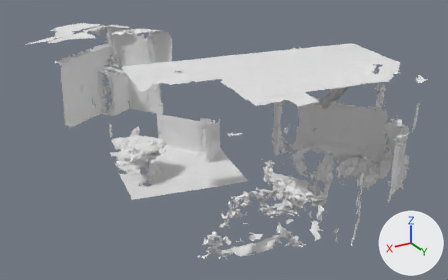
What one commit did to the OBJ model src/unity/unity-vision-demo/Assets/HoloToolkit/SpatialMapping/Tests/Support/SRMesh.obj.
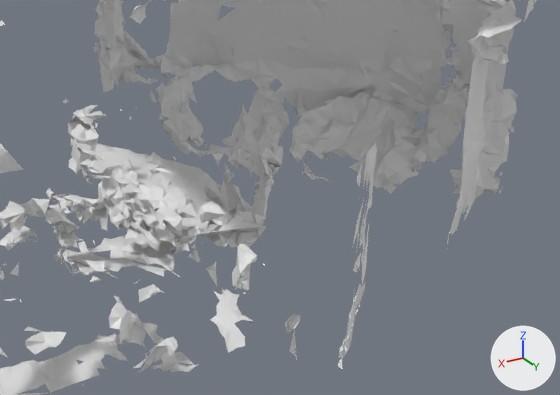
Each version appears first whole from a camera (50 mm lens) standing at (4.57, 11.93, 4.93) and looking at (-1.37, 2.03, -0.03), and next in a close-up on the part from 54% to 94% of the width and 45% to 91% of the height. The lights are fixed; the arrows at lower right show +X, +Y and +Z. Where no turn or scale is listed for an object, it has been applied to the vertices. Vertices at the same position are counted once.
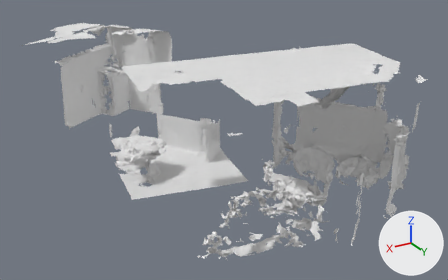
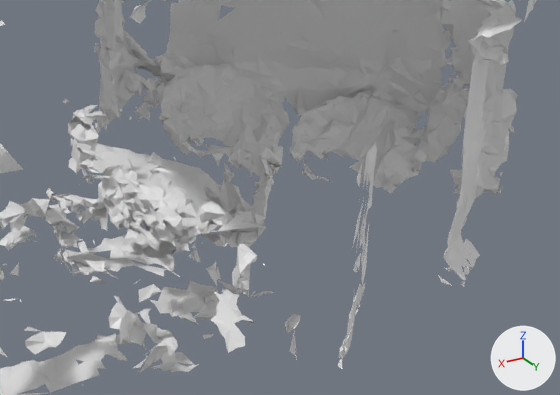
Commit message: Initialized project

The change, as a list of edits to the scene's bpy script:
```text
Change me_object_9:
    used by ob_object_9; location = (0.0, 0.0, 0.0)
    remove me_object_9.from_pydata(...)  # 2209 vertices, 3547 faces; spans x -4.12..-1.42, y 2.03..4.75, z -0.87..-0.19
    add me_object_9.from_pydata(...)  # 2683 vertices, 4314 faces; spans x -4.12..-1.42, y 2.03..4.78, z -1.13..-0.19
    me_object_9 part 1: 2 vertices moved within x -3.83, y 3.3, z -0.74; 256 vertices added at x -3.67..-2.43, y 2.03..2.89, z -0.88..-0.52
    me_object_9 part 2: 152 vertices added at x -2.38..-1.42, y 3.82..4.48, z -1.13..-0.83
    me_object_9 part 3: 63 vertices added at x -3.76..-3.27, y 4.53..4.78, z -1.12..-0.79
```

Where the change shows, as pixel boxes (x1, y1, x2, y2) in the close-ups (560 x 395 px):
'Object.9', reshaped (42% taller)
    before: (89, 26, 514, 247)
    after: (89, 26, 514, 340)
part 1 of me_object_9, built on
    after: (96, 64, 255, 141)
part 2 of me_object_9, added
    after: (137, 267, 274, 340)
part 3 of me_object_9, added
    after: (438, 206, 480, 286)
